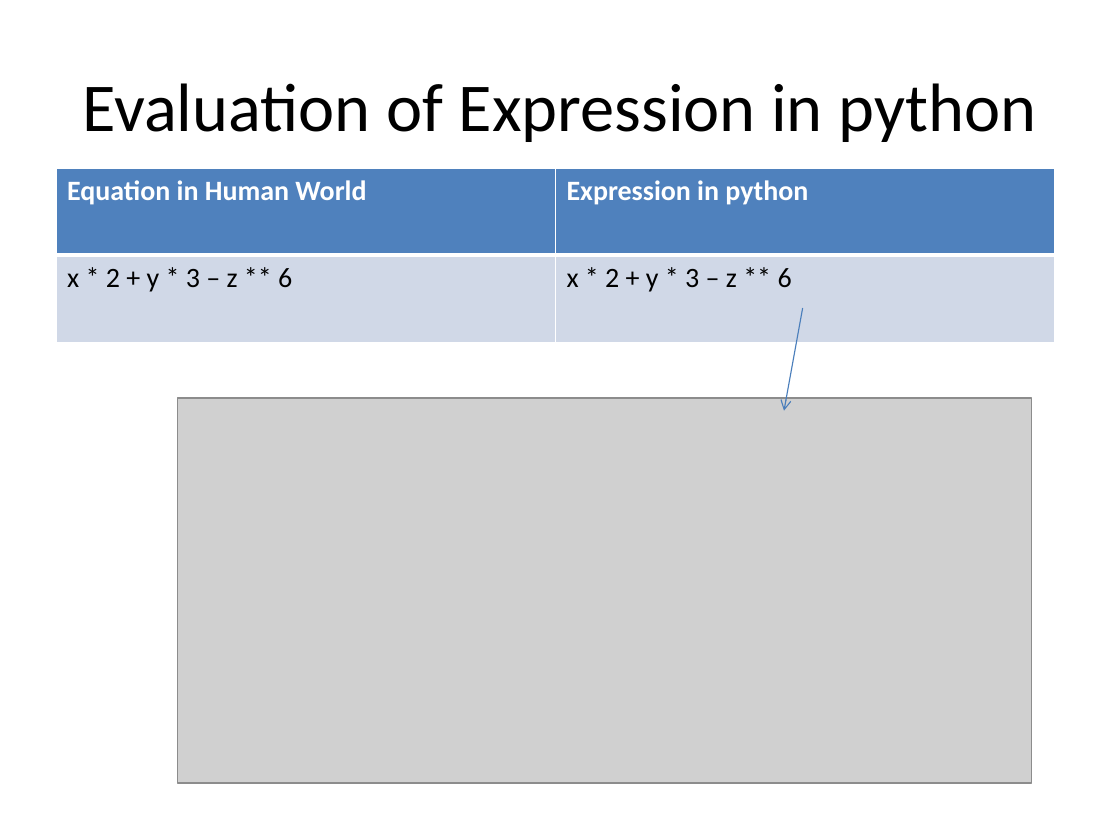
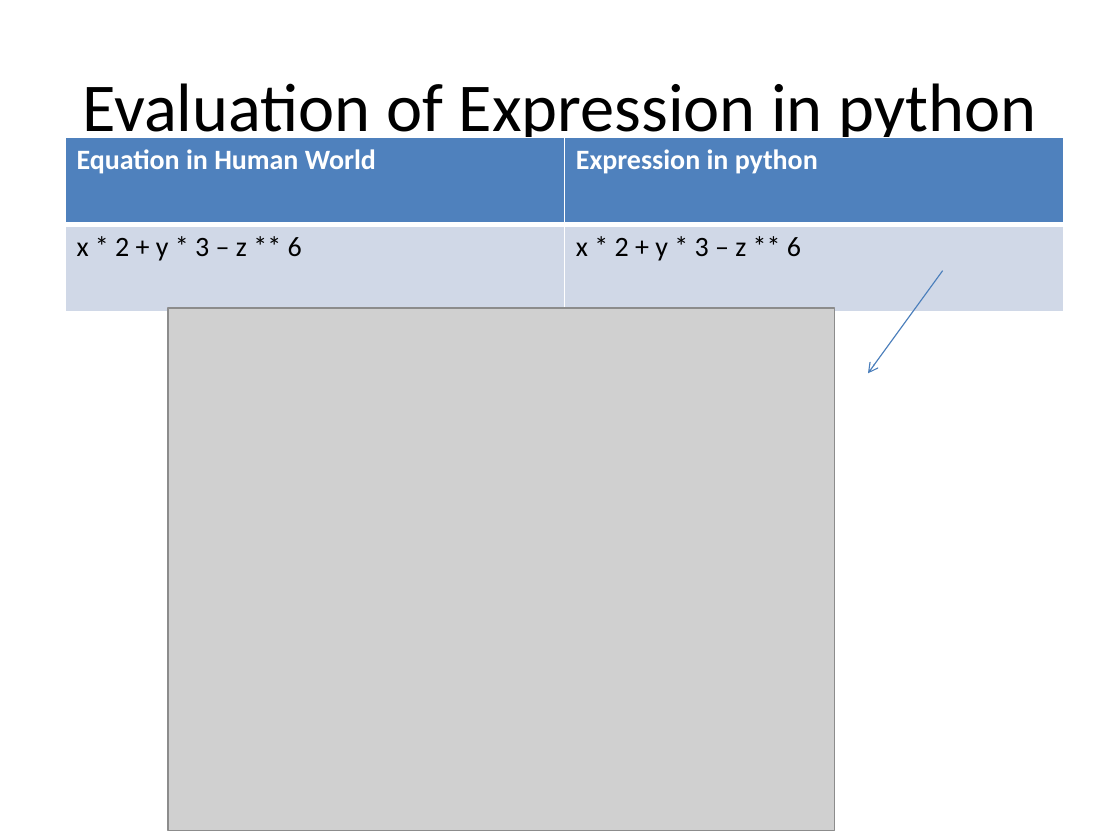
Before and after one commit to algorithmica-repository/training-bvrit, a slide deck: slide 4 of 2.experssions/understanding expressions-python.pptx. Drawn at 1120x840 pixels with LibreOffice and Linux fonts; fonts in the diff are those of the drawing; grey boxes stand for pictures. Boxes give left, top, right and bottom in pixels: in the first picture for what was removed or moved away, otherwise in the second. Text is boxed around its words. In the diff, an @@ line names an element or a change of style, - is before the commit and + after.

```diff
--- a/2.experssions/understanding expressions-python.pptx
+++ b/2.experssions/understanding expressions-python.pptx
@@ table: place and size @@
-table at [56, 168, 1055, 343]
+table at [65, 138, 1064, 312]
@@ arrow moved from (803, 308) - (784, 411) to (943, 271) - (868, 373) @@
@@ picture: place and size @@
-picture at [177, 398, 1032, 783]
+picture at [168, 308, 834, 831]
```
Also in this commit, not shown: 2 other files.
